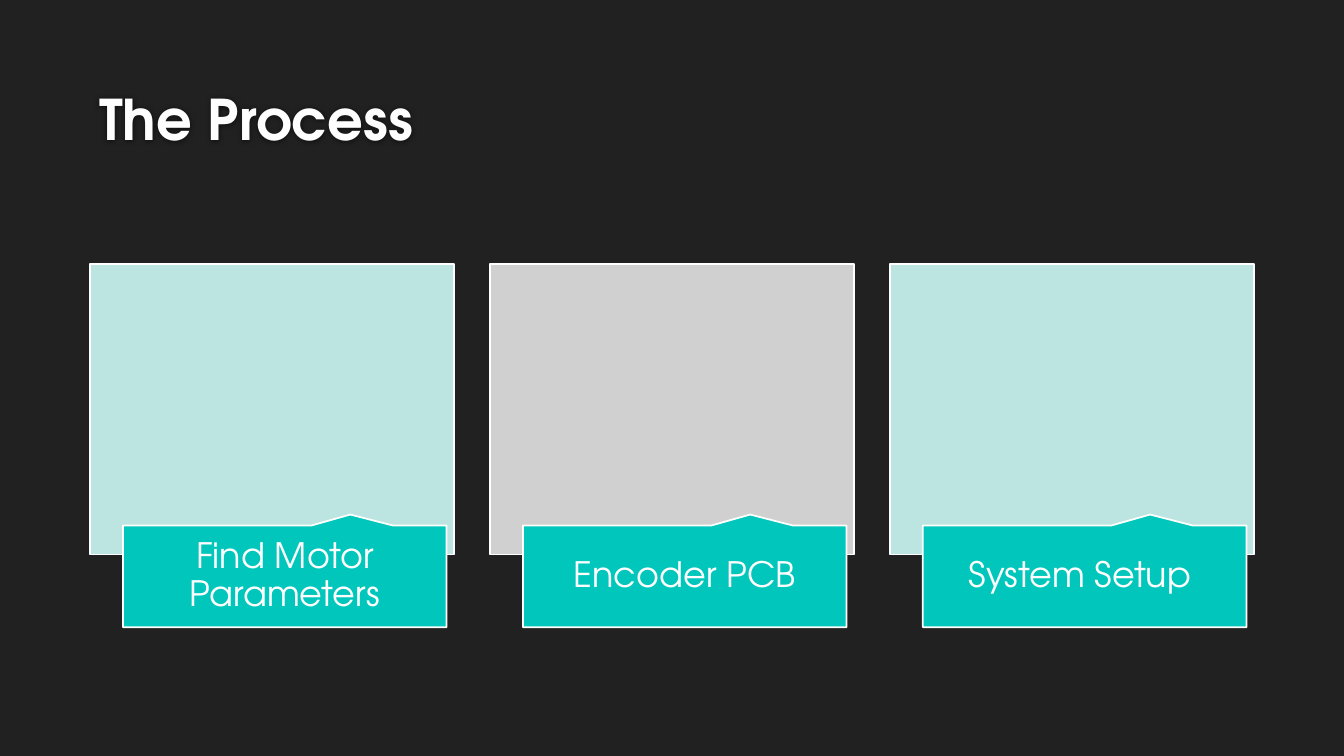
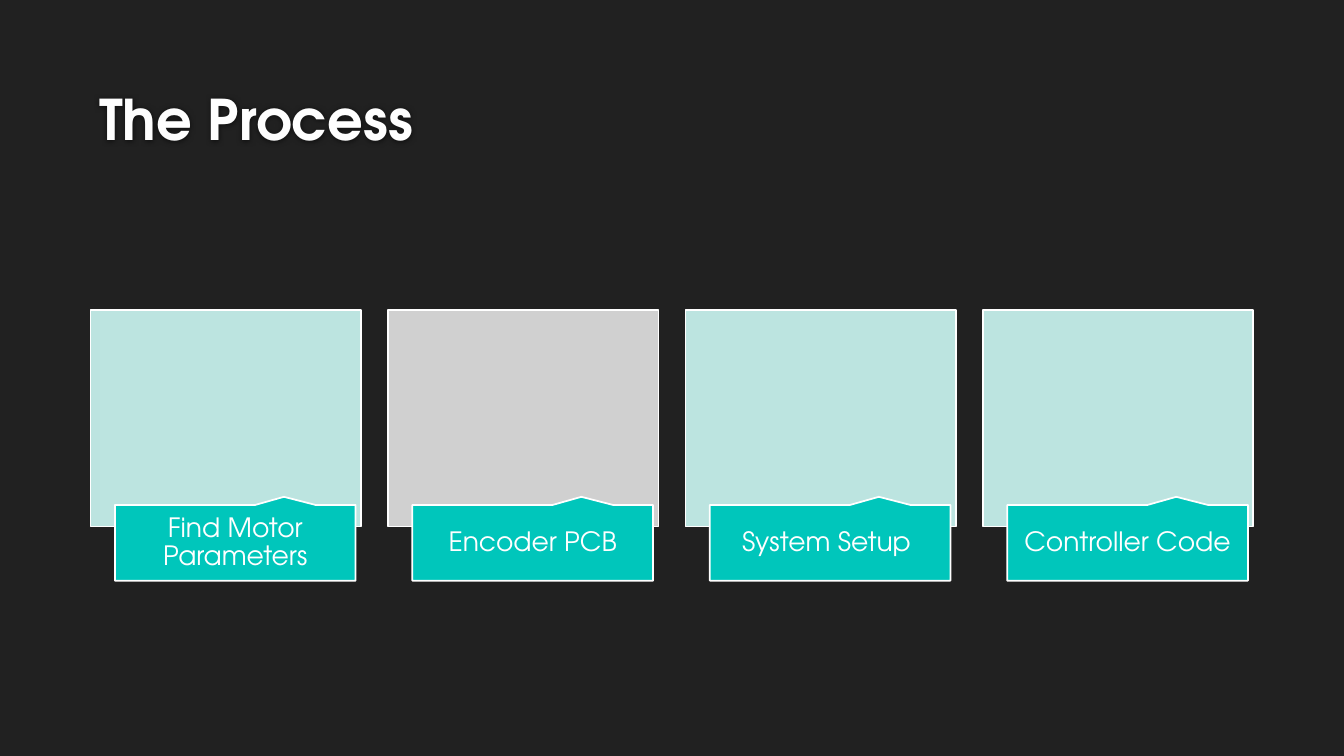
Before and after one commit to lcall3/Controller, a slide deck: slide 3 of doc/report/demo2.pptx. Drawn at 1344x756 pixels with LibreOffice and Linux fonts; fonts in the diff are those of the drawing; grey boxes stand for pictures; background and template pictures are left out. Boxes give left, top, right and bottom in pixels: in the first picture for what was removed or moved away, otherwise in the second. Text is boxed around its words. In the diff, an @@ line names an element or a change of style, - is before the commit and + after.

Commit message:
position logic added to demo 2

```diff
--- a/doc/report/demo2.pptx
+++ b/doc/report/demo2.pptx
@@ picture removed at box(490, 264, 854, 556) @@
@@ rectangle: place and size @@
-rectangle at box(91, 264, 455, 556)
+rectangle at box(91, 311, 361, 527)
@@ rectangle: place and size @@
-rectangle at box(890, 264, 1254, 556)
+rectangle at box(983, 311, 1253, 527)
@@ text "Find Motor Parameters": place and size @@
-text "Find Motor Parameters" at box(190, 542, 380, 607)
+text "Find Motor Parameters" at box(163, 517, 307, 566)
@@ speech box: place and size @@
-speech box at box(123, 525, 447, 627)
+speech box at box(115, 505, 356, 581)
@@ text "Encoder PCB": place and size @@
-text "Encoder PCB" at box(574, 560, 795, 588)
+text "Encoder PCB" at box(449, 531, 617, 552)
@@ size 25 to 19 pt; less space between paragraphs in 3 elements at box(163, 517, 307, 566), box(449, 531, 617, 552), box(742, 531, 911, 556) @@
@@ text "System Setup": place and size @@
-text "System Setup" at box(969, 560, 1191, 594)
+text "System Setup" at box(742, 531, 911, 556)
@@ speech box: place and size @@
-speech box at box(523, 525, 847, 627)
+speech box at box(710, 505, 951, 581)
@@ speech box: place and size @@
-speech box at box(924, 525, 1247, 627)
+speech box at box(1007, 505, 1248, 581)
@@ group added at box(388, 311, 1230, 581): 1 picture, 1 speech box, 1 rectangle, 1 text @@
+Controller Code
```
Also in this commit, not shown: 2 other slides changed, 7 slides added, 1 slide removed.
